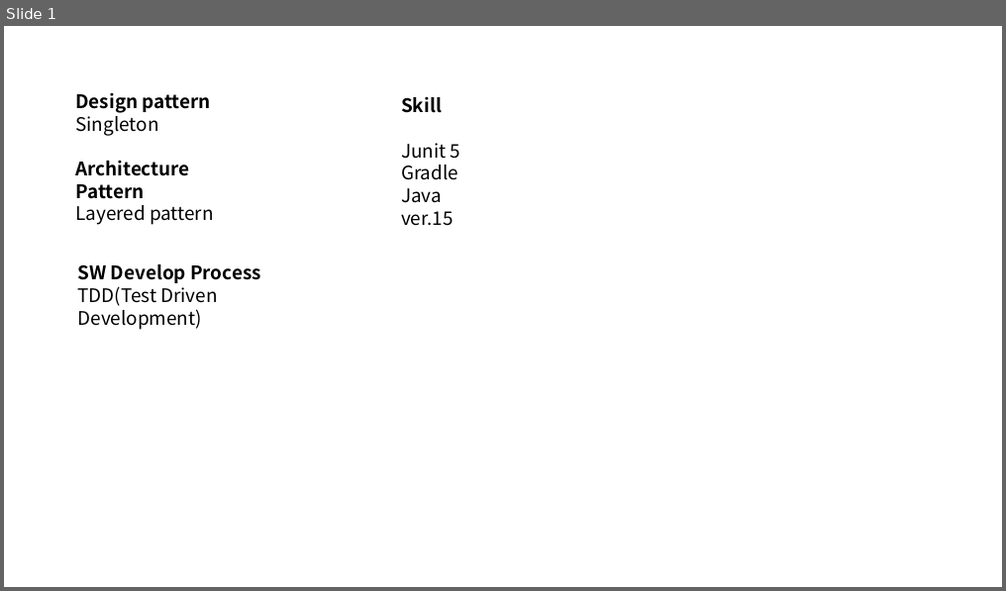
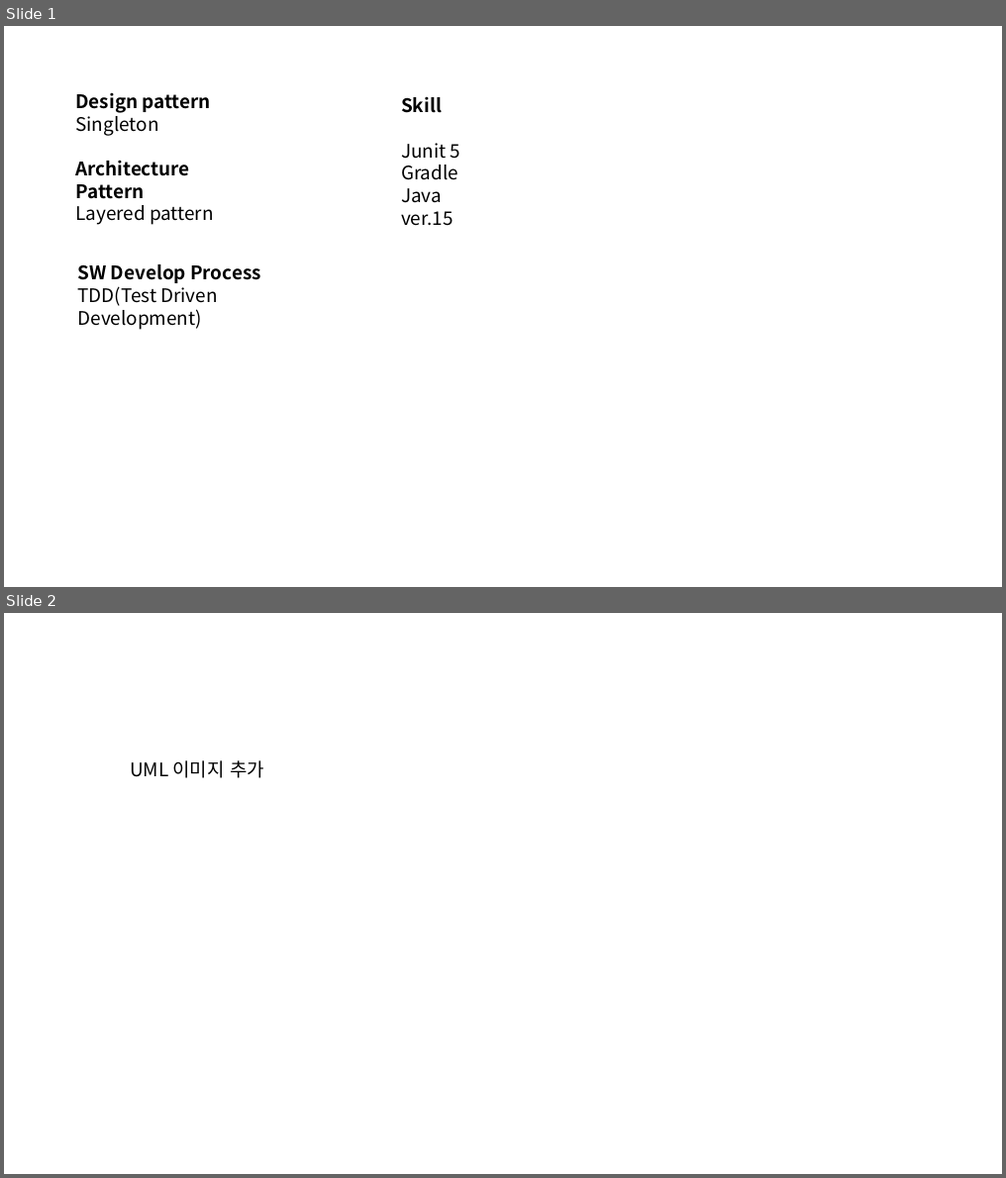
Before and after one commit to KIM-JS-95/Hotel-Service-with-Web-Socket, a slide deck: admin.pptx. Shown one above the other, each under a label of ours: slide 1 before the commit, slides 1 and 2 after it. The pictures are 1006x591 and 1006x1178 pixels, drawn with LibreOffice and Linux fonts; fonts in the diff are those of the drawing. Boxes give left, top, right and bottom in pixels: in the first picture for what was removed or moved away, otherwise in the second. Text is boxed around its words. In the diff, an @@ line names an element or a change of style, - is before the commit and + after.

```diff
--- a/admin.pptx
+++ b/admin.pptx
@@ slide 2 added at [4,613,1002,1174], background #FFFFFF @@
@@ text added at [130,761,264,778], 18 pt, text #000000 @@
+UML 이미지 추가
```
Also in this commit, not shown: 1 slide changed, 2 other slides added, 1 slide removed, 34 other files.
